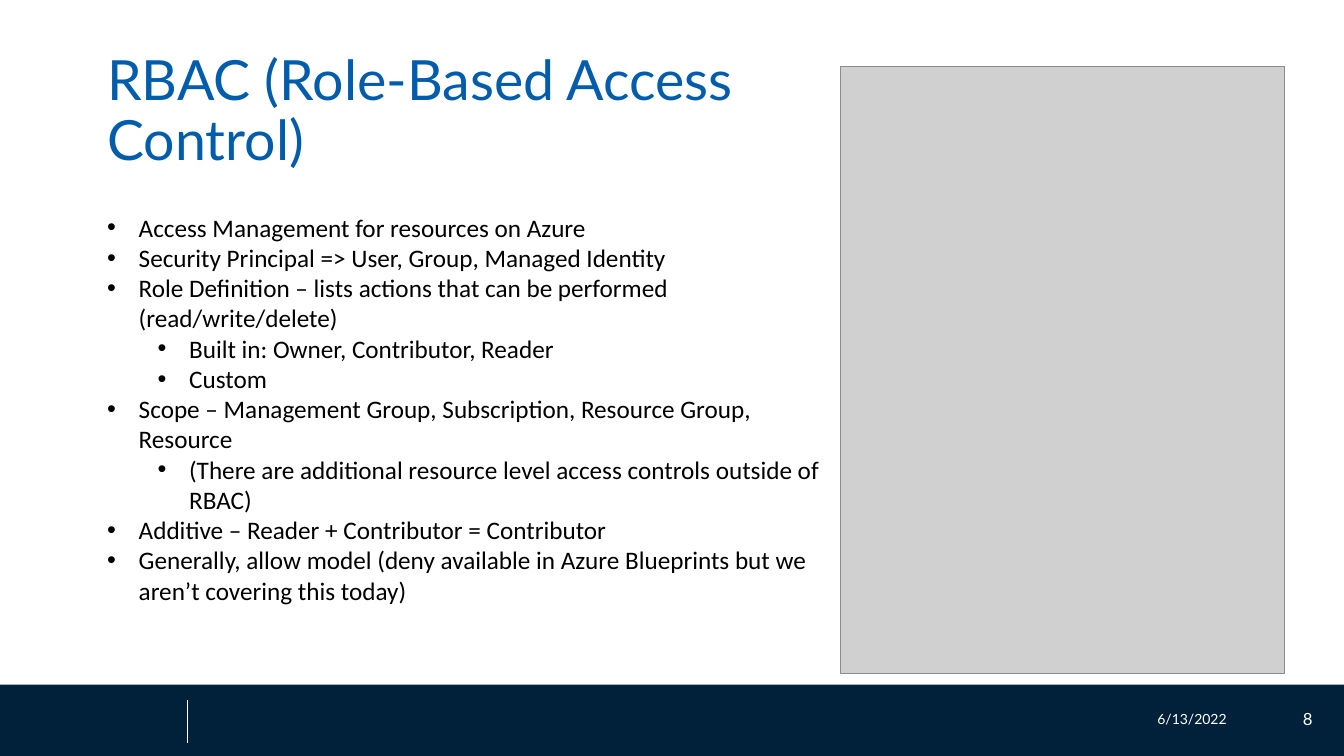
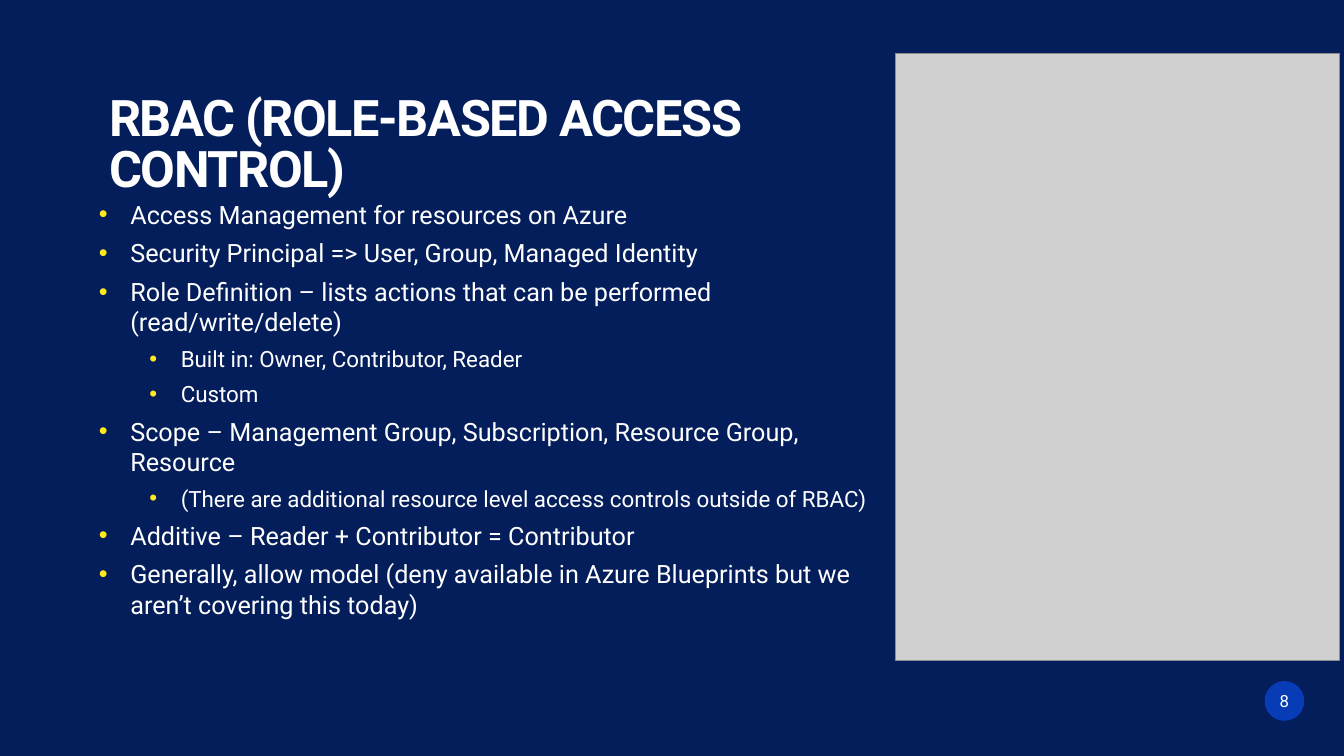
Before and after one commit to ZMon3y/bicepRBAC, a slide deck: slide 8 of bicepRBAC.pptx. Drawn at 1344x756 pixels with LibreOffice and Linux fonts; fonts in the diff are those of the drawing; grey boxes stand for pictures; background and template pictures are left out. Boxes give left, top, right and bottom in pixels: in the first picture for what was removed or moved away, otherwise in the second. Text is boxed around its words. In the diff, an @@ line names an element or a change of style, - is before the commit and + after.

```diff
--- a/bicepRBAC.pptx
+++ b/bicepRBAC.pptx
@@ background #FFFFFF to #041E5C @@
@@ picture: place and size @@
-picture at bbox=[841, 67, 1286, 674]
+picture at bbox=[895, 53, 1340, 660]
@@ title at bbox=[109, 96, 742, 198]: text changed; size 39.6 to 36 pt; font Lato to Roboto; text colour #015DAB to #FFFFFF; bold on @@
-RBAC (Role-Based Access Control)
+RBAC (ROLE-BASED ACCESS CONTROL)
@@ title "RBAC (ROLE-BASED ACCESS CONTROL)" at bbox=[109, 96, 742, 198]: vertical alignment middle to top @@
@@ text "Access Management for resources on ...": place and size @@
-text "Access Management for resources on ..." at bbox=[139, 219, 819, 605]
+text "Access Management for resources on ..." at bbox=[130, 205, 866, 620]
@@ text "Access Management for resources on ..." at bbox=[130, 205, 866, 620]: font Calibri to Roboto, text colour #000000 to #FFFFFF; size 18 to 16 pt in "Built in: Owner, Contributor, Reader", "Custom", "(There are additional resource level access controls ..."; more space between paragraphs @@
@@ rectangle removed at bbox=[0, 685, 1344, 756] @@
@@ page number added at bbox=[1265, 682, 1305, 721], fill #083CB7, 12 pt, text #FFFFFF @@
+8
@@ line removed from (188, 701) to (188, 743) @@
@@ text removed at bbox=[1157, 713, 1226, 725] @@
-6/13/2022
@@ page number removed at bbox=[1303, 713, 1313, 725] @@
-8
```
Also in this commit, not shown: 9 other slides changed, 1 slide added, 1 slide removed, 2 other files.
